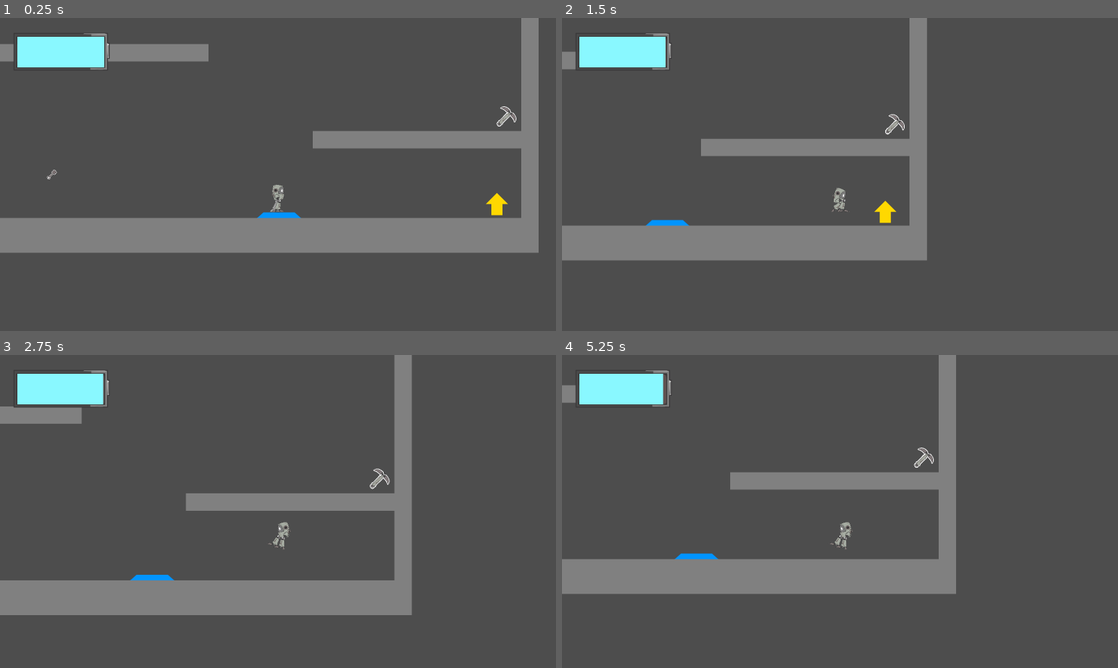
Above: before the commit, frames 1-4 (two rows, left to right).
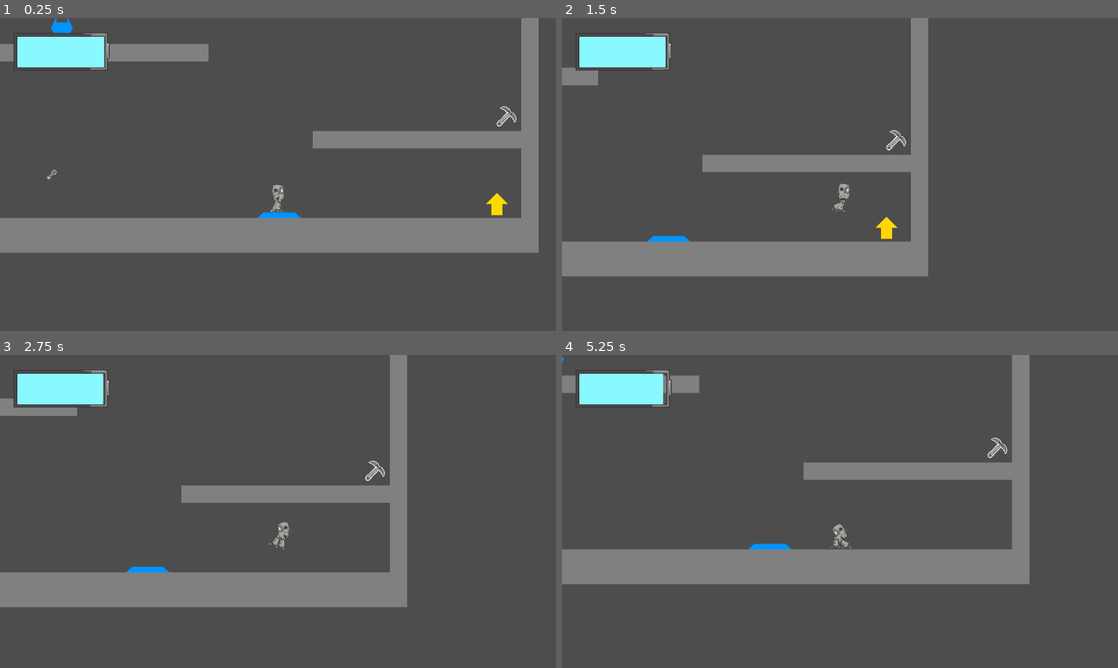
Above: after the commit, the same moments.

Repository: il-Gallone/SpeedJam6
Game: Godot game, scene res://Scenes/level_example.tscn
Same seed, same stepped clock (60 frames per second), same inputs: the game is played once before the commit and once after it.
Inputs (mouse positions are in pixels of both pictures, inside the frame that each line leads up to):
- Up to frame 1 (0.25 s): no input
- Up to frame 2 (1.5 s): tap Enter at 0.5 s; move the mouse to (962, 158) at 0.52 s; hold Right (ui_right) from 0.53 s (still down); tap Shift (dash) at 0.6 s; tap Space (jump) at 0.77, 0.8, 1.07, 1.35 s; move the mouse to (728, 190) at 1.27 s
- Up to frame 3 (2.75 s): tap Space (jump) at 1.52, 1.82, 2.3 s; tap Shift (dash) at 1.55, 2.1 s; move the mouse to (333, 442) at 2.02 s; release Right (ui_right) at 2.03 s; hold Left (ui_left) from 2.03 s (still down)
- Up to frame 4 (5.25 s): move the mouse to (812, 574) at 2.77 s; release Left (ui_left) at 2.78 s; hold Right (ui_right) 2.78-4.28 s; click (812, 574) at 2.85 s; tap Space (jump) at 3.02, 3.32, 3.77, 3.8, 4.07, 4.35, 4.52, 4.82 s; tap Shift (dash) at 3.05, 3.6, 4.55, 5.1 s; move the mouse to (1006, 558) at 3.52 s; move the mouse to (673, 464) at 4.27 s; hold Left (ui_left) 4.28-5.03 s; move the mouse to (867, 511) at 5.02 s; hold Right (ui_right) from 5.03 s (still down)

The runs differ from the first frame. In frame 1, 0.1% of the frame differs, in the area x 9-14%, y 0-5%; in frame 2, 12%; in frame 3, 7.8%; in frame 4, 14%, in the area x 0-85%, y 0-77%.

Commit message:
Made gravity do more of the thing

Diff:
--- a/Scenes/level_example.tscn
+++ b/Scenes/level_example.tscn
@@ -6,8 +6,9 @@
 [ext_resource type="PackedScene" uid="uid://bhiiivcedrdpb" path="res://Prefabs/Debug/battery_part.tscn" id="5_qjlet"]
 [ext_resource type="TileSet" uid="uid://dkmk7wwt0c081" path="res://Prefabs/Debug/Platforms/Tileset/Debug Platform Tileset.tres" id="6_6j08n"]
 [ext_resource type="PackedScene" uid="uid://c25vep2sugvsh" path="res://Prefabs/Debug/jump_part.tscn" id="6_ta4sf"]
-[ext_resource type="PackedScene" uid="uid://xjleq3a33bql" path="res://Prefabs/Debug/jump_prime_part.tscn" id="7_3tqhv"]
+[ext_resource type="PackedScene" path="res://Prefabs/Debug/jump_prime_part.tscn" id="7_3tqhv"]
 [ext_resource type="PackedScene" uid="uid://ctced2pcjsouu" path="res://Prefabs/Debug/grapple_prime_part.tscn" id="8_8fat0"]
+[ext_resource type="PackedScene" path="res://Prefabs/Debug/dash_prime_part.tscn" id="9_k585t"]
 
 [node name="Level Example" type="Node2D"]
 
@@ -35,3 +36,6 @@
 
 [node name="Grapple Prime Part" parent="." instance=ExtResource("8_8fat0")]
 position = Vector2(1457, 608)
+
+[node name="Dash Prime Part" parent="." instance=ExtResource("9_k585t")]
+position = Vector2(178, 354)
--- a/Scripts/Jump Part.gd
+++ b/Scripts/Jump Part.gd
@@ -3,5 +3,5 @@
 
 # Called when the node enters the scene tree for the first time.
 func _ready() -> void:
-	upgradeAmount = 30
+	upgradeAmount = 36
 	type = upgradeType.JUMP
--- a/Scripts/PlayerController.gd
+++ b/Scripts/PlayerController.gd
@@ -4,7 +4,7 @@
 @export_category("Movement Parameters")
 @export var maxSpeed: float = 400.0
 @export var acceleration: float = 1200.0
-@export var jumpSpeed: float = -600.0
+@export var jumpSpeed: float = -720.0
 @export var airMaxSpeedMod: int = 2
 @export var frictionMod: float = 1200.0
 @export var maxSpeedDecel: float = 1400
--- a/project.godot
+++ b/project.godot
@@ -61,6 +61,10 @@
 ]
 }
 
+[physics]
+
+2d/default_gravity=1500.0
+
 [rendering]
 
 renderer/rendering_method="gl_compatibility"
Not shown: 1 places in Scenes/level_example.tscn that only renumber resources
